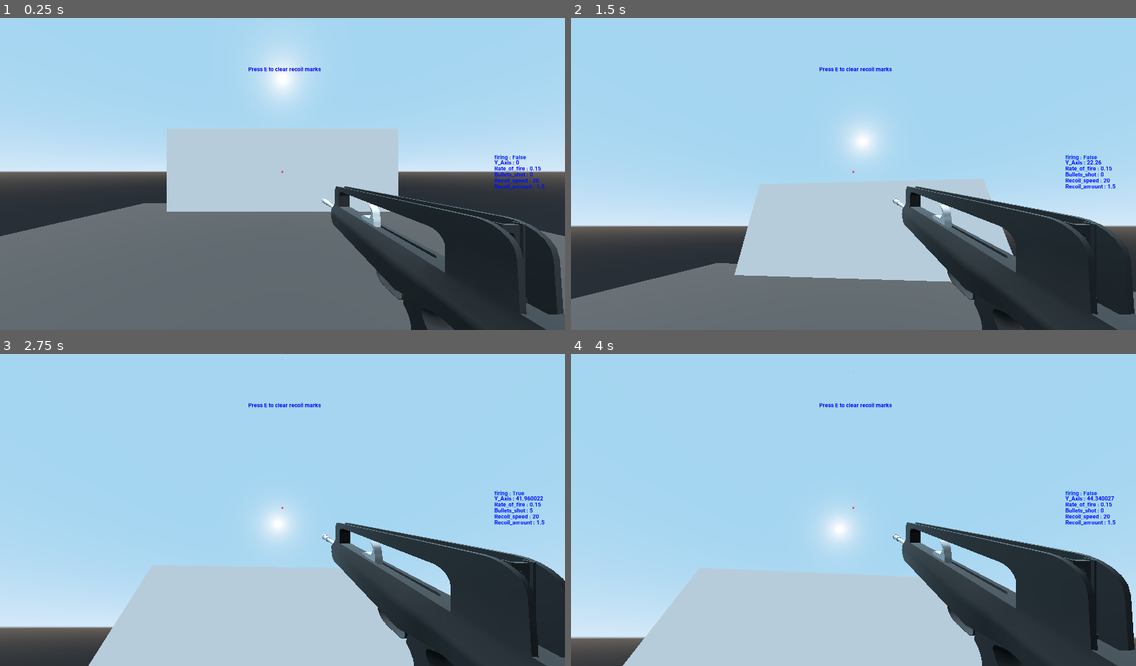
Above: before the commit, frames 1-4 (two rows, left to right).
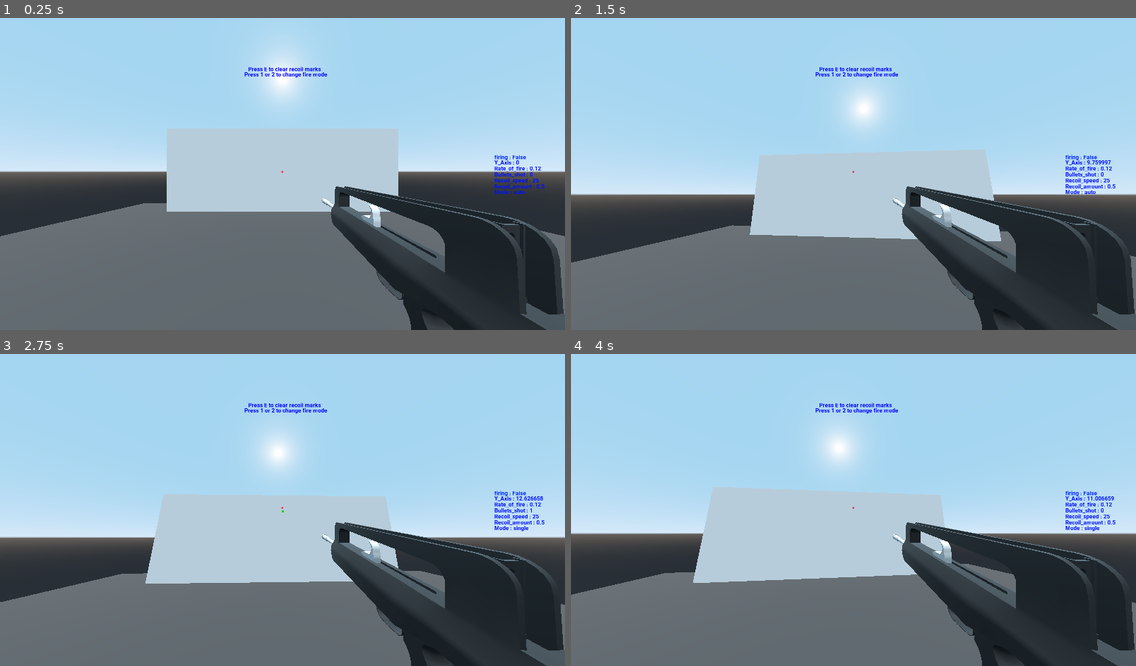
Above: after the commit, the same moments.

Repository: Dragon20C/GODOT---Fps--recoil-system
Game: Godot game, scene res://Spatial.tscn
Two runs of this game, one before a commit and one after it. Both use one fixed random seed, a clock stepped at 60 frames per second and the inputs below.
Inputs (mouse positions are in pixels of both pictures, inside the frame that each line leads up to):
- Up to frame 1 (0.25 s): no input
- Up to frame 2 (1.5 s): tap E (Clear) at 0.5, 1.25 s; move the mouse to (881, 170) at 0.52 s; press the mouse at (881, 170) at 0.53 s; tap 1 (1, bound only after the commit) at 0.8, 1.35 s; move the mouse to (825, 174) at 1.27 s; release the mouse at (825, 174) at 1.28 s
- Up to frame 3 (2.75 s): tap 2 (2, bound only after the commit) at 1.55, 2.1 s; tap E (Clear) at 2 s; move the mouse to (293, 500) at 2.02 s; press the mouse at (293, 500) at 2.03 s
- Up to frame 4 (4 s): tap E (Clear) at 2.75, 3.5, 3.6 s; move the mouse to (847, 513) at 2.77 s; release the mouse at (847, 513) at 2.78 s; right-click (847, 513) at 2.85 s; tap 1 (1, bound only after the commit) at 3.05 s; move the mouse to (893, 510) at 3.52 s; tap 2 (2, bound only after the commit) at 3.8 s

The runs differ from the first frame. In frame 1, 0.2% of the frame differs, in the area x 43-96%, y 17-57%; in frame 2, 17%; in frame 3, 31%; in frame 4, 31%, in the area x 0-100%, y 17-100%.

Commit message:
Updated with more included
Improved the recoil that now includes horizontal rotation and also added single fire mode

Diff:
--- a/New FPS Recoil system/Player.gd
+++ b/New FPS Recoil system/Player.gd
@@ -5,11 +5,11 @@
 var damage = 60
 var recoil = false
 var shoot = false
-var recoil_amount = 1.5
+var recoil_amount = 0.5
 var bullets = 0
-var ROF = 0.15
-var recoil_speed = 20
-
+var ROF = 0.12
+var recoil_speed = 25
+var mode = "auto"
 onready var camera = $Head/Camera
 onready var famas = $Head/Hand/Famas/AnimationPlayer
 onready var recoilmark = preload("res://RecoilMark.tscn")
@@ -20,6 +20,7 @@
 onready var bullets_shot = get_node("../UI/Control/Bullets_shot")
 onready var recoil_speedL = get_node("../UI/Control/Recoil_speed")
 onready var recoil_amountL = get_node("../UI/Control/Recoil_amount")
+onready var modeL = get_node("../UI/Control/Mode")
 
 func _input(event):
 		if event is InputEventMouseMotion:
@@ -33,8 +34,12 @@
 	bullets_shot.set_text("Bullets_shot : " + str(bullets))
 	recoil_speedL.set_text("Recoil_speed : " + str(recoil_speed))
 	recoil_amountL.set_text("Recoil_amount : " + str(recoil_amount))
+	modeL.set_text("Mode : " + str(mode))
 
-	print(rand_range(-5,5))
+	if Input.is_action_just_pressed("1"):
+		mode = "auto"
+	elif Input.is_action_just_pressed("2"):
+		mode = "single"
 
 	if Input.is_action_just_pressed("ui_cancel"):
 		focus = !focus
@@ -53,18 +58,26 @@
 	else:
 		$Head/Hand.transform.origin = $Head/Hand.transform.origin.linear_interpolate(Vector3(0.971,-0.79,-1.027),12 * delta)
 		camera.fov = lerp(camera.fov, 100, 5 * delta)
-	if Input.is_action_pressed("Click") and !shoot:
-		shoot = true
-		recoil = true
-		bullets += 1
-		famas.seek(0,true)
-		famas.play("Firing")
-		var instanced_mark = recoilmark.instance()
-		if ray.is_colliding():
-			ray.get_collider().add_child(instanced_mark)
-			instanced_mark.global_transform.origin = ray.get_collision_point()
-		yield(get_tree().create_timer(ROF), "timeout")
-		shoot = false
-		recoil = false
+
+	if Input.is_action_pressed("Click") and !shoot and mode == "auto":
+		shooting()
+	elif Input.is_action_just_pressed("Click") and !shoot and mode == "single":
+		shooting()
+
 	if recoil:
 		$Head.rotation_degrees.x = lerp($Head.rotation_degrees.x,$Head.rotation_degrees.x + recoil_amount, recoil_speed * delta)
+		rotation_degrees.y = lerp(rotation_degrees.y,rotation_degrees.y + rand_range(-0.5,0.5), recoil_speed * delta)
+
+func shooting():
+	shoot = true
+	recoil = true
+	bullets += 1
+	famas.seek(0,true)
+	famas.play("Firing")
+	var instanced_mark = recoilmark.instance()
+	if ray.is_colliding():
+		ray.get_collider().add_child(instanced_mark)
+		instanced_mark.global_transform.origin = ray.get_collision_point()
+	yield(get_tree().create_timer(ROF), "timeout")
+	shoot = false
+	recoil = false
--- a/New FPS Recoil system/Spatial.tscn
+++ b/New FPS Recoil system/Spatial.tscn
@@ -153,6 +153,18 @@
 "_edit_use_anchors_": false
 }
 
+[node name="Mode" type="Label" parent="UI/Control"]
+margin_left = 1400.0
+margin_top = 499.0
+margin_right = 1553.0
+margin_bottom = 518.0
+custom_fonts/font = SubResource( 6 )
+custom_colors/font_color = Color( 0, 0.0627451, 1, 1 )
+text = "Mode : NILL"
+__meta__ = {
+"_edit_use_anchors_": false
+}
+
 [node name="Info" type="Label" parent="UI/Control"]
 margin_left = 703.383
 margin_top = 149.502
@@ -166,3 +178,17 @@
 __meta__ = {
 "_edit_use_anchors_": false
 }
+
+[node name="Info2" type="Label" parent="UI/Control"]
+margin_left = 692.044
+margin_top = 165.0
+margin_right = 927.044
+margin_bottom = 184.0
+custom_fonts/font = SubResource( 7 )
+custom_colors/font_color = Color( 0, 0.00392157, 1, 1 )
+text = "Press 1 or 2 to change fire mode"
+align = 1
+valign = 1
+__meta__ = {
+"_edit_use_anchors_": false
+}
--- a/New FPS Recoil system/project.godot
+++ b/New FPS Recoil system/project.godot
@@ -41,6 +41,16 @@
 "events": [ Object(InputEventMouseButton,"resource_local_to_scene":false,"resource_name":"","device":0,"alt":false,"shi …(212 unchanged characters)…
  ]
 }
+1={
+"deadzone": 0.5,
+"events": [ Object(InputEventKey,"resource_local_to_scene":false,"resource_name":"","device":0,"alt":false,"shift":false,"control":false,"meta":false,"command":false,"pressed":false,"scancode":49,"unicode":0,"echo":false,"script":null)
+ ]
+}
+2={
+"deadzone": 0.5,
+"events": [ Object(InputEventKey,"resource_local_to_scene":false,"resource_name":"","device":0,"alt":false,"shift":false,"control":false,"meta":false,"command":false,"pressed":false,"scancode":50,"unicode":0,"echo":false,"script":null)
+ ]
+}
 
 [rendering]
 
